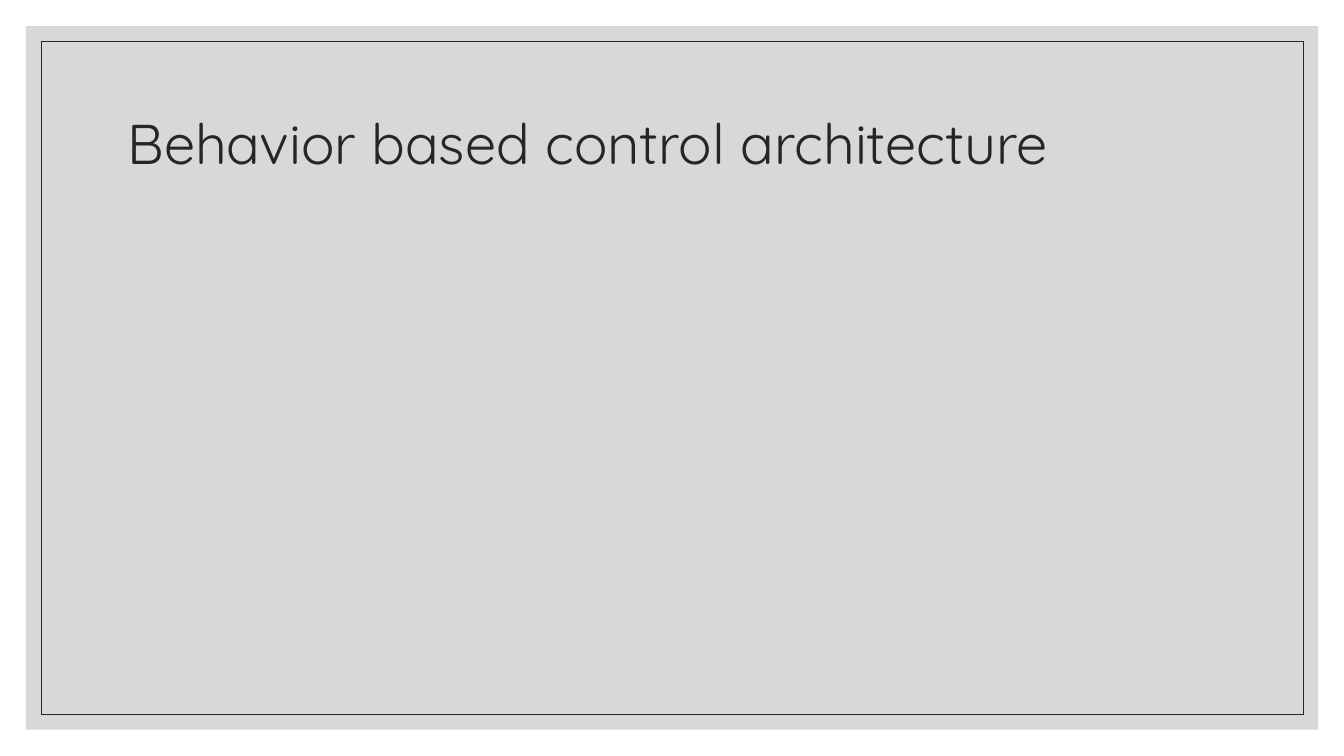
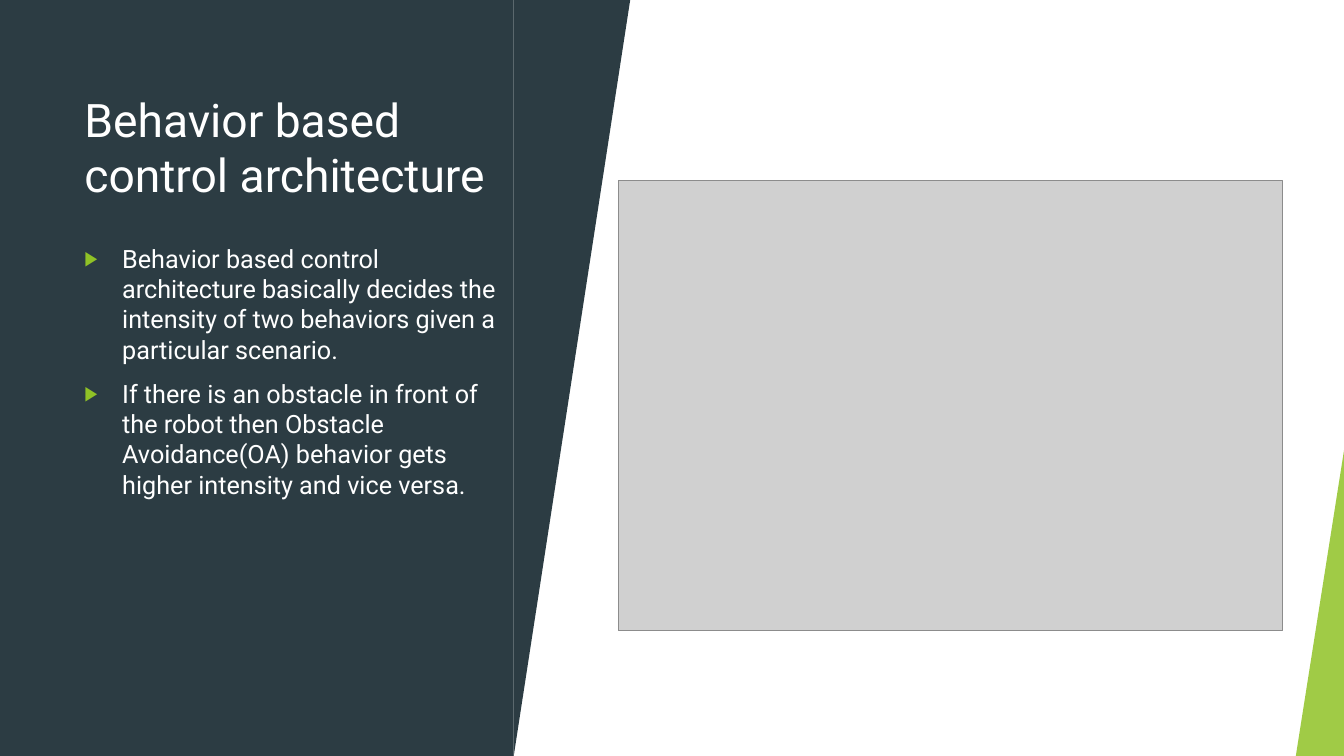
Before and after one commit to kunalgaurav18/FuzzyLogic, a slide deck: slide 11 of Intelligent Systems.pptx (slide 10 before the commit). Drawn at 1344x756 pixels with LibreOffice and Linux fonts; fonts in the diff are those of the drawing; grey boxes stand for pictures. Boxes give left, top, right and bottom in pixels: in the first picture for what was removed or moved away, otherwise in the second. Text is boxed around its words. In the diff, an @@ line names an element or a change of style, - is before the commit and + after.

```diff
--- a/Intelligent Systems.pptx
+++ b/Intelligent Systems.pptx
@@ rectangle added at (0, 0, 1344, 756), fill #FFFFFF @@
@@ rectangle added at (0, 0, 514, 756), fill #2C3C43 @@
@@ rectangle removed at (26, 26, 1319, 730) @@
@@ triangle added at (514, 0, 631, 756), fill #2C3C43 @@
@@ rectangle removed at (41, 41, 1304, 715) @@
@@ title "Behavior based control architecture": place and size @@
-title "Behavior based control architecture" at (128, 122, 1047, 165)
+title "Behavior based control architecture" at (84, 102, 485, 193)
@@ title "Behavior based control architecture" at (84, 102, 485, 193): size 40 to 33 pt, font Quicksand to Roboto, text colour #262626 to #FFFFFF; line spacing 0.9 to 1 @@
@@ picture added at (618, 180, 1282, 631) @@
@@ text added at (122, 249, 495, 500), 18 pt, text #FFFFFF @@
+▶ Behavior based control architecture basically decides the intensity of two behaviors given a particular scenario.
+▶ If there is an obstacle in front of the robot then Obstacle Avoidance(OA) behavior gets higher intensity and vice versa.
@@ group added at (0, 0, 1344, 756): 5 freeform shapes, 3 triangles @@
@@ group added at (0, 0, 1344, 756): 5 freeform shapes, 3 triangles, 2 lines @@
@@ triangle added at (1297, 443, 1344, 756), fill #90C226 at 85% opacity @@
```
Also in this commit, not shown: 8 other slides changed, 6 slides added, 4 slides removed, 4 other files.
